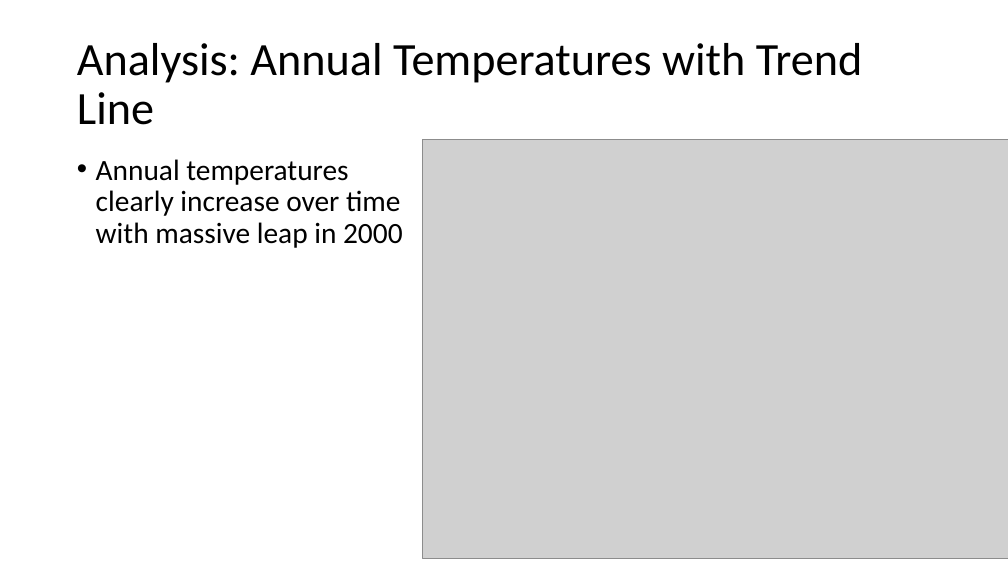
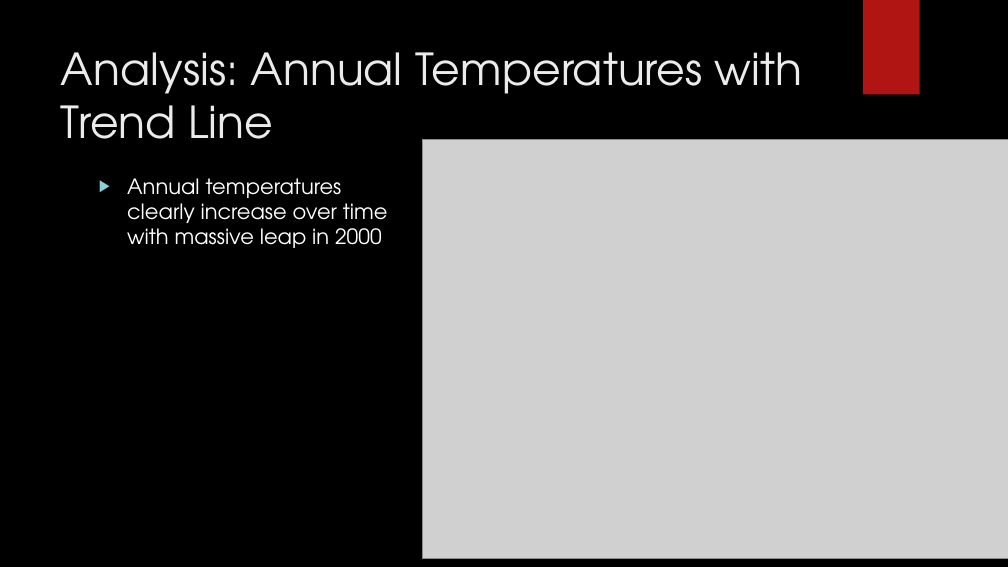
Before and after one commit to corbinmgraham/Climate-Analysis, a slide deck: slide 9 of DS202-FinalPresentation.pptx. Drawn at 1008x567 pixels with LibreOffice and Linux fonts; fonts in the diff are those of the drawing; grey boxes stand for pictures; background and template pictures are left out. Boxes give left, top, right and bottom in pixels: in the first picture for what was removed or moved away, otherwise in the second. Text is boxed around its words. In the diff, an @@ line names an element or a change of style, - is before the commit and + after.

```diff
--- a/DS202-FinalPresentation.pptx
+++ b/DS202-FinalPresentation.pptx
@@ background #FFFFFF to picture (left out) @@
@@ rectangle added at box(863, 0, 920, 95), fill #B01513 @@
@@ title "Analysis: Annual Temperatures with Trend ...": place and size @@
-title "Analysis: Annual Temperatures with Trend ..." at box(77, 43, 863, 125)
+title "Analysis: Annual Temperatures with Trend ..." at box(61, 52, 802, 139)
@@ title "Analysis: Annual Temperatures with Trend ..." at box(61, 52, 802, 139): size 44 to 42 pt, font Calibri to TeX Gyre Adventor, text colour #000000 to #EBEBEB; line spacing 0.9 to 1; vertical alignment middle to top @@
@@ ellipse added at box(712, 138, 944, 371), fill gradient #50B9C1 @@
@@ text "Annual temperatures clearly increase over ...": place and size @@
-text "Annual temperatures clearly increase over ..." at box(96, 159, 403, 248)
+text "Annual temperatures clearly increase over ..." at box(127, 178, 388, 248)
@@ text "Annual temperatures clearly increase over ..." at box(127, 178, 388, 248): size 28 to 20 pt, font Calibri to TeX Gyre Adventor, text colour #000000 to #FFFFFF; bullet • to ▶; line spacing 0.9 to 1 @@
```
Also in this commit, not shown: 13 other slides changed, 1 slide added, 1 slide removed, 1 other file.
